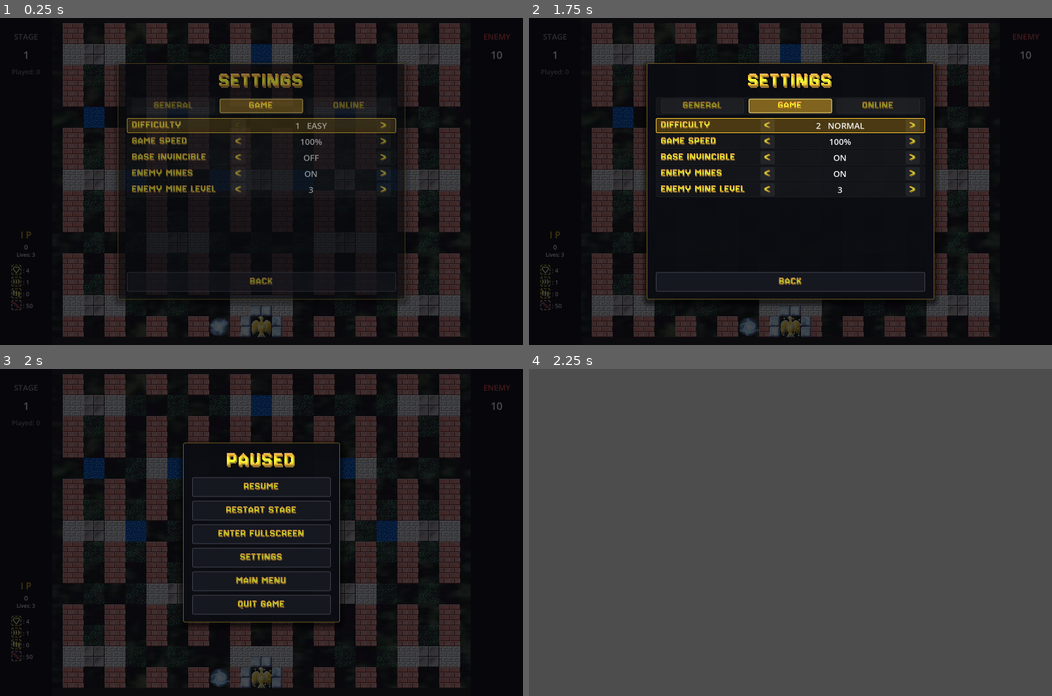
Above: before the commit, frames 1-4 (two rows, left to right).
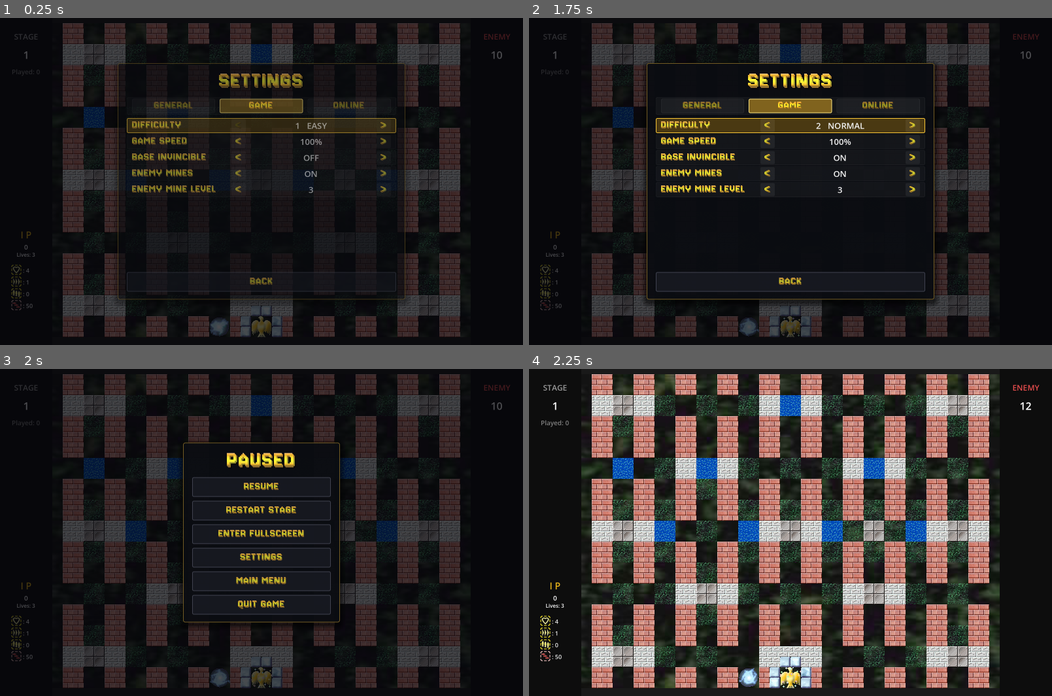
Above: after the commit, the same moments.

Repository: wasdwasd0105/tank-vibe-godot
Game: Godot game, scene res://scenes/test/pause_menu_test.tscn
Two runs of this game, one before a commit and one after it. Both use one fixed random seed, a clock stepped at 60 frames per second and the inputs below. This scene is started directly instead of the project's main scene.
Inputs (mouse positions are in pixels of both pictures, inside the frame that each line leads up to):
- Up to frame 1 (0.25 s): no input
- Up to frame 2 (1.75 s): tap Enter (ui_accept) at 0.5, 0.77, 1.52 s; move the mouse to (905, 165) at 0.52 s; hold D (p1_right) 0.53-1.28 s; hold [ (p2_shoot) 0.53-1.28 s; click (905, 165) at 0.67 s; move the mouse to (685, 197) at 1.27 s; hold S (p1_down) from 1.28 s (still down); tap T (p1_shoot) at 1.35 s; tap [ (p2_shoot) at 1.55 s
- Up to frame 3 (2 s): keep holding S (p1_down)
- Up to frame 4 (2.25 s): release S (p1_down) at 2 s; click "RESTART STAGE" at 2 s

Frames 1-3 are identical in both runs. In frame 4, 98% of the frame differs, in the area x 0-100%, y 0-100%.
Error before the commit: Invalid access to property or key '7' on a base object of type 'Dictionary'. (res://scripts/tests/pause_menu_test.gd:524)
Error after the commit: Invalid access to property or key '7' on a base object of type 'Dictionary'. (res://scripts/tests/pause_menu_test.gd:525)

Commit message:
Leave tank 2 free when a game with both players is opened to others
Hosting a running game from the pause menu kept every player on the
field on the host's own controls. A saved two-player game opened for
the other machine's player left tank 2 on the host's P2 keys, which
nobody pressed, and the other machine's fire had nothing to take: that
player couldn't move at all.

Now tank 1 stays with the host, and player 2, if in the game, sits out
keeping all they had until someone presses fire: the other machine, or
the host's own P2.

pause_menu_test hosts a game with both players in and has a stand-in
client's fire take tank 2 with player 2's lives, score and HP.

Co-Authored-By: Claude Opus 5.5 <noreply@anthropic.com>

Diff:
--- a/scripts/game.gd
+++ b/scripts/game.gd
@@ -124,12 +124,15 @@
 
 
 ## This game was opened to others in the middle of it (the pause menu's ONLINE
-## tab): the players on the field keep their tanks, and any other tank is free
-## for whoever presses fire first, here or there.
+## tab): player 1 keeps their tank, and tank 2 is free for whoever presses fire
+## first, here or there (Sean, 2026-10-06). Player 2, if in the game, sits out
+## until then, keeping all they have: a saved two-player game hosted for the
+## other machine's player to go on as player 2 would otherwise leave tank 2 on
+## this machine's P2 controls, with nothing for them to take.
 func _on_hosting_started() -> void:
-	for pid in 2:
-		if GameManager.player_active[pid] and not GameManager.player_disabled[pid]:
-			PlayerInput.set_seat(pid, [PlayerInput.LOCAL_P1, PlayerInput.LOCAL_P2][pid])
+	if GameManager.is_player_in_play(0):
+		PlayerInput.set_seat(0, PlayerInput.LOCAL_P1)
+	_on_seat_vacated(1)
 	_add_host_world()
 	Net.set_host_screen(Net.SCREEN_GAME)
 
--- a/scripts/tests/pause_menu_test.gd
+++ b/scripts/tests/pause_menu_test.gd
@@ -352,6 +352,7 @@
 	Input.flush_buffered_events()
 
 	await _test_online_tab()
+	await _test_hosting_with_both()
 
 	print("\n[G] The game's speed belongs to the stage")
 	InputSettings.save_game_speed(133)
@@ -622,3 +623,66 @@
 	await _key(KEY_ESCAPE)
 	await _key(KEY_ESCAPE)
 	check(not _menu.visible and not tree.paused, "Esc, Esc: resumed")
+
+
+## A game with both players in (a two-player game, or a saved one), opened to
+## others from the pause menu: player 1 keeps tank 1, and tank 2 waits with all
+## player 2 had for whoever presses fire first, the other machine or this one's
+## P2 (Sean, 2026-10-06: his saved game kept tank 2 on this machine's P2 keys,
+## and the other machine's player had nothing to drive).
+func _test_hosting_with_both() -> void:
+	var tree := get_tree()
+	print("\n[H2] HOST with both players in: tank 2 waits for whoever presses fire first")
+	check(not Net.is_online() and not tree.paused and not GameManager.player_active[1], "offline, in play, player 1 alone")
+	await tree.process_frame
+	Input.action_press("p2_shoot")
+	await tree.process_frame
+	await tree.process_frame
+	Input.action_release("p2_shoot")
+	var tank2: PlayerTank = null
+	for i in 240:
+		await tree.physics_frame
+		for node in tree.get_nodes_in_group("players"):
+			if node is PlayerTank and node.player_id == 1 and not node.is_queued_for_deletion():
+				tank2 = node
+		if tank2 and not tank2.is_materializing:
+			break
+	check(GameManager.player_active[1] and tank2 != null and not tank2.is_materializing
+		and PlayerInput.seats == [PlayerInput.LOCAL_P1, PlayerInput.LOCAL_P2], "P2's fire: player 2 in, on this machine's P2 keys")
+	if tank2 == null:
+		return
+	GameManager.player_lives[1] = 7
+	GameManager.player_scores[1] = 4321
+	tank2.health = 3
+	_menu._toggle_hosting()  # SETTINGS, ONLINE: ALLOW REMOTE PLAYERS
+	await tree.physics_frame
+	var on_field := tree.get_nodes_in_group("players").filter(
+			func(node: Node) -> bool: return node is PlayerTank and node.player_id == 1 and not node.is_queued_for_deletion())
+	check(Net.is_host() and PlayerInput.seats == [PlayerInput.LOCAL_P1, PlayerInput.NO_SEAT],
+		"HOST: player 1 keeps tank 1, and tank 2 is free")
+	check(GameManager.player_disabled[1] and on_field.is_empty() and GameManager.player_lives[1] == 7
+		and GameManager.player_scores[1] == 4321 and GameManager.player_hp[1] == 3,
+		"player 2 waits off the field, keeping all they had: 7 lives, 4321 points, 3 HP")
+	check(Net.free_seat_for(PlayerInput.LOCAL_P2) == 1, "this machine's P2 fire could take it back")
+	# The other machine's player presses fire (a stand-in: the real thing is online_test's).
+	Net.peers[8] = {"name": "CLIENTB", "allow": [true, true]}
+	PlayerInput.set_remote(8, 0, -1, [false, false], [0, 0])
+	await tree.physics_frame
+	PlayerInput.set_remote(8, 0, -1, [true, false], [1, 0])
+	var came: PlayerTank = null
+	for i in 30:
+		await tree.physics_frame
+		for node in tree.get_nodes_in_group("players"):
+			if node is PlayerTank and node.player_id == 1 and not node.is_queued_for_deletion():
+				came = node
+		if came:
+			break
+	check(PlayerInput.seats[1] == PlayerInput.controller_key(8, 0) and not GameManager.player_disabled[1]
+		and came != null and came.health == 3 and GameManager.player_lives[1] == 7 and GameManager.player_scores[1] == 4321,
+		"the other machine's fire takes tank 2, as player 2 with all they had (%s HP, %d lives)" % [
+			came.health if came else "-", GameManager.player_lives[1]])
+	Net.peers.erase(8)
+	Net.leave()
+	await tree.process_frame
+	check(not Net.is_online() and PlayerInput.seats == [PlayerInput.LOCAL_P1, PlayerInput.LOCAL_P2],
+		"closed again: offline, the keys driving their own tanks")
Not shown, changed: docs/network_design.md
